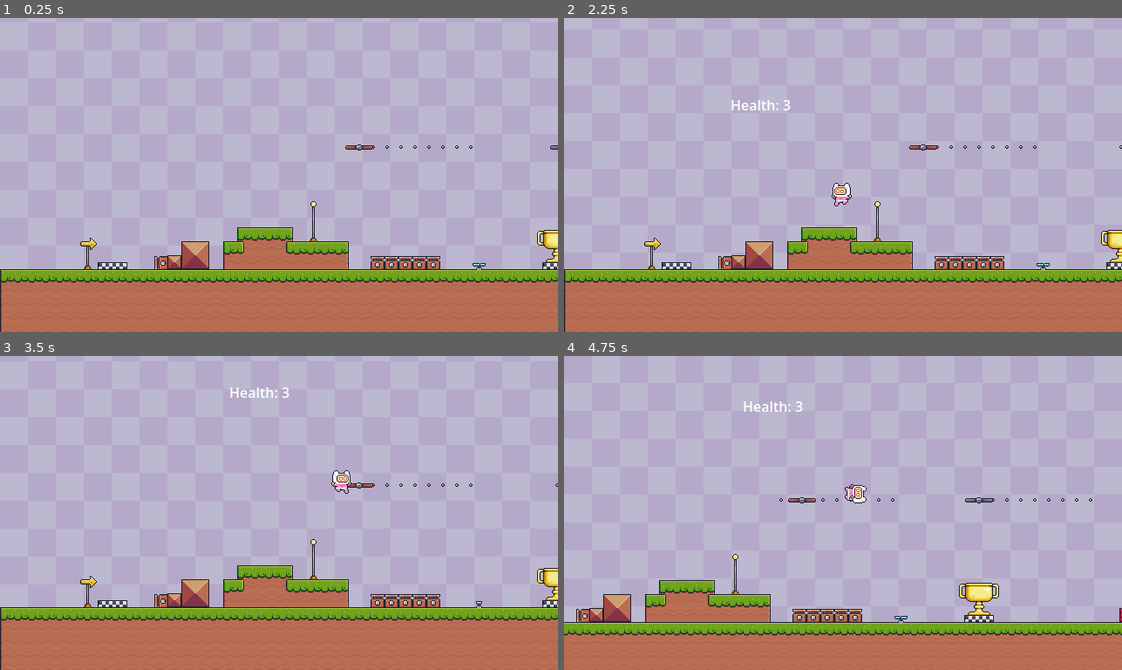
Above: before the commit, frames 1-4 (two rows, left to right).
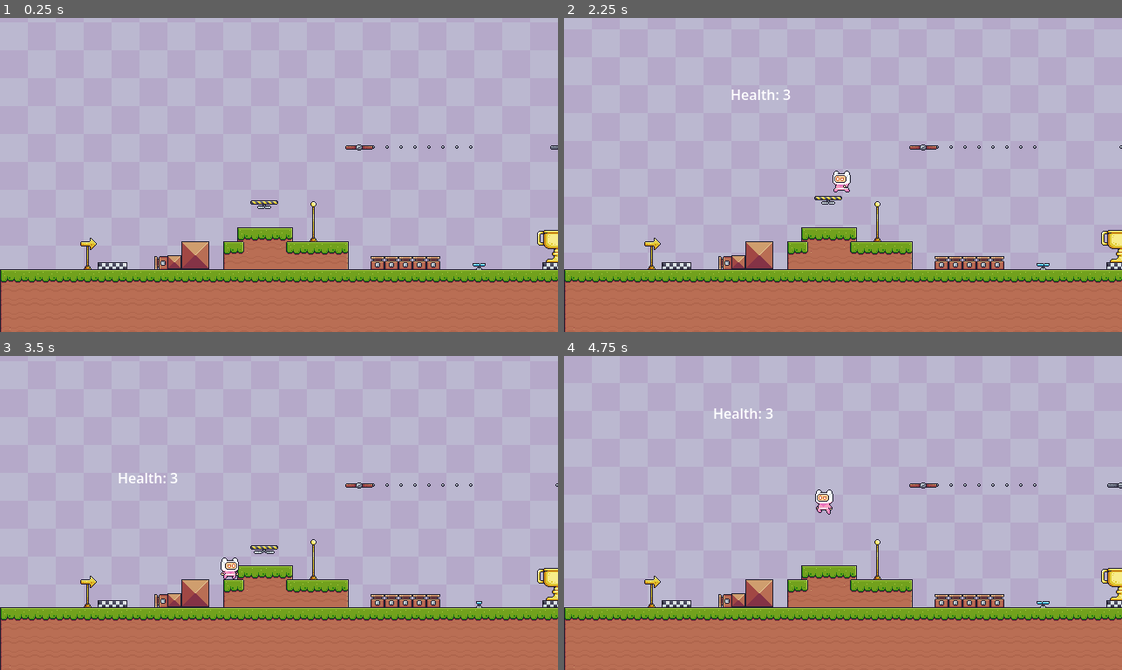
Above: after the commit, the same moments.

Repository: YisraelYishai/pixel-adventure
Game: Godot game, scene res://Scenes/test.tscn
Same seed, same stepped clock (60 frames per second), same inputs: the game is played once before the commit and once after it.
Inputs:
- Up to frame 1 (0.25 s): no input
- Up to frame 2 (2.25 s): hold Right (right) 0.53-2.03 s; tap Down (slam) at 0.6, 1.35 s; tap Space (jump) at 0.77, 1.52 s; hold A (left) from 2.03 s (still down); tap I at 2.1 s
- Up to frame 3 (3.5 s): tap Down (slam) at 2.3, 2.85 s; release A (left) at 2.78 s; hold Right (right) from 2.78 s (still down); tap Space (jump) at 3.02 s
- Up to frame 4 (4.75 s): tap Down (slam) at 3.6, 4.55 s; tap Space (jump) at 3.77, 4.52 s; tap R (reload) at 4.15 s; release Right (right) at 4.28 s; hold A (left) from 4.28 s (still down); tap I at 4.35 s

The runs differ from the first frame. In frame 1, less than 0.1% of the frame differs, in the area x 44-50%, y 58-61%; in frame 2, 0.7%; in frame 3, 0.8%; in frame 4, 15%, in the area x 0-100%, y 14-100%.

Commit message:
Minor Updates

Diff:
--- a/Scenes/falling_platform.tscn
+++ b/Scenes/falling_platform.tscn
@@ -77,3 +77,4 @@
 debug_color = Color(0.62536424, 0.5323642, 0, 0.41960785)
 
 [connection signal="body_entered" from="Area2D" to="." method="_on_area_2d_body_entered"]
+[connection signal="body_exited" from="Area2D" to="." method="_on_area_2d_body_exited"]
--- a/Scenes/test.tscn
+++ b/Scenes/test.tscn
@@ -9,6 +9,7 @@
 [ext_resource type="PackedScene" uid="uid://dx07dx2beago5" path="res://Scenes/fire.tscn" id="10_iaow0"]
 [ext_resource type="PackedScene" uid="uid://crvawuljcpo1h" path="res://Scenes/checkpoint.tscn" id="10_mie3u"]
 [ext_resource type="PackedScene" uid="uid://brqm0s7i8xchw" path="res://Scenes/moving_platform.tscn" id="10_qpfo2"]
+[ext_resource type="PackedScene" uid="uid://coa6l5lkjrr10" path="res://Scenes/falling_platform.tscn" id="11_qpfo2"]
 [ext_resource type="PackedScene" uid="uid://cm31ok0y30l5c" path="res://Scenes/fan.tscn" id="13_aees8"]
 
 [sub_resource type="TileSetAtlasSource" id="TileSetAtlasSource_ys1qc"]
@@ -375,4 +376,7 @@
 curve = SubResource("Curve2D_yb21e")
 PlatformType = "Platform2"
 
+[node name="FallingPlatform" parent="Node" unique_id=1974783609 instance=ExtResource("11_qpfo2")]
+position = Vector2(303, 213)
+
 [connection signal="body_entered" from="WorldBoundary" to="." method="_on_world_boundary_body_entered"]
--- a/Scripts/camera.gd
+++ b/Scripts/camera.gd
@@ -4,8 +4,10 @@
 var rng = RandomNumberGenerator.new()
 var shake_strength: float = 0.0
 
+
 func _ready():
 	rng.randomize()
+
 
 func _process(delta):
 	# Gradually decrease shake strength
@@ -14,12 +16,14 @@
 		# Apply camera shake
 		offset = random_offset()
 
+
 func apply_shake(strength):
 	# Call this function when the slam occurs
 	shake_strength = strength
 
+
 func random_offset() -> Vector2:
 	return Vector2(
 		rng.randf_range(-shake_strength, shake_strength),
-		rng.randf_range(-shake_strength, shake_strength)
+		rng.randf_range(-shake_strength, shake_strength),
 	)
--- a/Scripts/falling_platform.gd
+++ b/Scripts/falling_platform.gd
@@ -5,42 +5,63 @@
 var initial_y: float
 var has_fallen := false
 var fall_tween: Tween
+var weight := 0.0
+var max_weight := 0.8
+var weight_build_speed := 2.0
+var player_on_top := false
 
 func _ready() -> void:
 	Global.respawn_objects.connect(respawn)
 	initial_y = global_position.y
 
-func _process(_delta: float) -> void:
+func _process(delta: float) -> void:
 	if not has_fallen:
 		var time = Time.get_ticks_msec() / 1000.0
 		var offset_calculated = sin(time * frequency) * amplitude
-		global_position.y = initial_y + offset_calculated
+
+		global_position.y = initial_y + offset_calculated + weight * 10.0
+
+		if player_on_top:
+			weight += weight_build_speed * delta
+			weight = clamp(weight, 0.0, max_weight)
+		else:
+			weight = 0.0
+
+		if weight >= max_weight:
+			start_fall()
 
 func _on_area_2d_body_entered(body: Node2D) -> void:
+	if body.global_position.y < global_position.y:
+		player_on_top = true
+
+func _on_area_2d_body_exited(_body: Node2D) -> void:
+	player_on_top = false
+	weight = 0.0
+
+func start_fall():
 	if has_fallen:
 		return
 
-	if body.global_position.y < global_position.y:
-		has_fallen = true
+	has_fallen = true
 
-		var shake_tween = create_tween()
-		for i in range(6):
-			shake_tween.tween_property(self, "offset:x", 2.0, 0.05)
-			shake_tween.tween_property(self, "offset:x", -2.0, 0.05)
+	var shake_tween = create_tween()
+	for i in range(6):
+		shake_tween.tween_property(self, "offset:x", 2.0, 0.05)
+		shake_tween.tween_property(self, "offset:x", -2.0, 0.05)
 
-		shake_tween.tween_property(self, "offset:x", 0.0, 0.0)
+	shake_tween.tween_property(self, "offset:x", 0.0, 0.0)
 
-		await shake_tween.finished
+	await shake_tween.finished
 
-		if not has_fallen: return
+	if not has_fallen: return
 
-		self.play("falling")
-		await get_tree().create_timer(0.2).timeout
-		if not has_fallen: return
+	self.play("falling")
+	await get_tree().create_timer(0.2).timeout
+	if not has_fallen: return
 
-		fall_tween = create_tween().set_trans(Tween.TRANS_SINE)
-		fall_tween.tween_property(self, "global_position", global_position + Vector2(0, 500), 1.0)
-		fall_tween.finished.connect(destroy)
+	fall_tween = create_tween().set_trans(Tween.TRANS_SINE)
+	fall_tween.tween_property(self, "global_position", global_position + Vector2(0, 500), 1.0)
+	fall_tween.finished.connect(destroy)
 
 func destroy():
 	$StaticBody2D/CollisionShape2D.disabled = true
@@ -48,6 +69,8 @@
 
 func respawn():
 	has_fallen = false
+	weight = 0.0
+	player_on_top = false
 
 	if fall_tween and fall_tween.is_valid():
 		fall_tween.kill()
--- a/Scripts/player.gd
+++ b/Scripts/player.gd
@@ -1,5 +1,5 @@
+class_name Player
 extends CharacterBody2D
-class_name Player
 
 '''To-Do:
 	NIL'''
@@ -12,6 +12,8 @@
 const WALL_SLIDE_GRAVITY = 90.0
 const SLAM_VELOCITY = 1100.0
 const SLAM_PAUSE_TIME = 0.3
+
+@export_enum("1", "2", "3", "4") var player_character: String = "1"
 
 var animator_status: bool = true
 var can_move: bool = true
@@ -30,33 +32,9 @@
 var knockback_force = 500
 var can_fall_through = false
 
-@export_enum("1", "2", "3", "4") var player_character: String = "1"
 @onready var animator = $AnimatedSprite2D
 @onready var cam = $Camera2D
 
-func appear():
-	call_deferred("set_physics_process", false)
-	animator.scale = Vector2(0.3, 0.3)
-	animator_status = false
-	self.visible = true
-	self.velocity = Vector2.ZERO
-	animator.play("appearing")
-	await animator.animation_finished
-	animator.scale = Vector2(1.0, 1.0)
-	animator.play("idle" + player_character)
-	call_deferred("set_physics_process", true)
-	animator_status = true
-
-func disappear():
-	call_deferred("set_physics_process", false)
-	self.visible = false
-	animator.scale = Vector2(0.3, 0.3)
-	animator_status = false
-	self.visible = true
-	animator.play("disappearing")
-	await animator.animation_finished
-	animator.scale = Vector2(1.0, 1.0)
-	self.visible = false
 
 func _ready() -> void:
 	self.visible = false
@@ -64,6 +42,7 @@
 	self.position = $"../InitialSpawnPlayer".position
 	appear()
 	new_respawn($"../InitialSpawnPlayer".position)
+
 
 func _physics_process(delta: float) -> void:
 	# DebugLabel
@@ -145,7 +124,7 @@
 		await get_tree().create_timer(0.3).timeout
 		slam_effect = "nil"
 		box_breakable = false
-		cam.offset = Vector2(0,0)
+		cam.offset = Vector2(0, 0)
 
 	# Handle Reload
 	if Input.is_action_just_pressed("reload") and is_on_floor():
@@ -172,6 +151,33 @@
 
 	if animator_status:
 		update_animations()
+
+
+func appear():
+	call_deferred("set_physics_process", false)
+	animator.scale = Vector2(0.3, 0.3)
+	animator_status = false
+	self.visible = true
+	self.velocity = Vector2.ZERO
+	animator.play("appearing")
+	await animator.animation_finished
+	animator.scale = Vector2(1.0, 1.0)
+	animator.play("idle" + player_character)
+	call_deferred("set_physics_process", true)
+	animator_status = true
+
+
+func disappear():
+	call_deferred("set_physics_process", false)
+	self.visible = false
+	animator.scale = Vector2(0.3, 0.3)
+	animator_status = false
+	self.visible = true
+	animator.play("disappearing")
+	await animator.animation_finished
+	animator.scale = Vector2(1.0, 1.0)
+	self.visible = false
+
 
 func update_animations():
 	# Handle Animations
@@ -196,13 +202,16 @@
 			animator.animation = "fall" + player_character
 		pass
 
+
 func fruit_collected():
 	fruits += 1
 
+
 func hit(enemy_position: Vector2):
 	$DebugLabel.add_theme_color_override("font_color", Color.RED)
 
-	if is_hurt: return
+	if is_hurt:
+		return
 
 	is_hurt = true
 	health -= 1
@@ -220,6 +229,7 @@
 
 	if health <= 0:
 		death()
+
 
 func death():
 	respawning = true
@@ -233,17 +243,21 @@
 	tween.tween_property(self, "rotation_degrees", 45, 1.5)
 	tween.finished.connect(respawn)
 
+
 func out_of_bounds():
 	await get_tree().create_timer(0.5).timeout
 	respawn(true)
+
 
 func end():
 	await disappear()
 	get_tree().reload_current_scene()
 	# Change it to next scene
 
+
 func new_respawn(respawn_position):
 	respawn_point = respawn_position
+
 
 func respawn(health_refill = true):
 	respawning = true
--- a/project.godot
+++ b/project.godot
@@ -29,6 +29,10 @@
 window/size/window_height_override=360
 window/stretch/mode="viewport"
 window/stretch/scale_mode="integer"
+
+[editor_plugins]
+
+enabled=PackedStringArray("res://addons/GDQuest_GDScript_formatter/plugin.cfg")
 
 [input]
 
Not shown, removed: GDQuest_GDScript_formatter/install_and_update.gd.uid
Not shown, removed: GDQuest_GDScript_formatter/menu.gd.uid
Not shown, removed: GDQuest_GDScript_formatter/plugin.gd.uid
Renamed: GDQuest_GDScript_formatter/install_and_update.gd -> addons/GDQuest_GDScript_formatter/install_and_update.gd
Not shown, added: addons/GDQuest_GDScript_formatter/install_and_update.gd.uid
Renamed: GDQuest_GDScript_formatter/menu.gd -> addons/GDQuest_GDScript_formatter/menu.gd
Not shown, added: addons/GDQuest_GDScript_formatter/menu.gd.uid
Renamed: GDQuest_GDScript_formatter/plugin.cfg -> addons/GDQuest_GDScript_formatter/plugin.cfg
Renamed: GDQuest_GDScript_formatter/plugin.gd -> addons/GDQuest_GDScript_formatter/plugin.gd
Not shown, added: addons/GDQuest_GDScript_formatter/plugin.gd.uid
